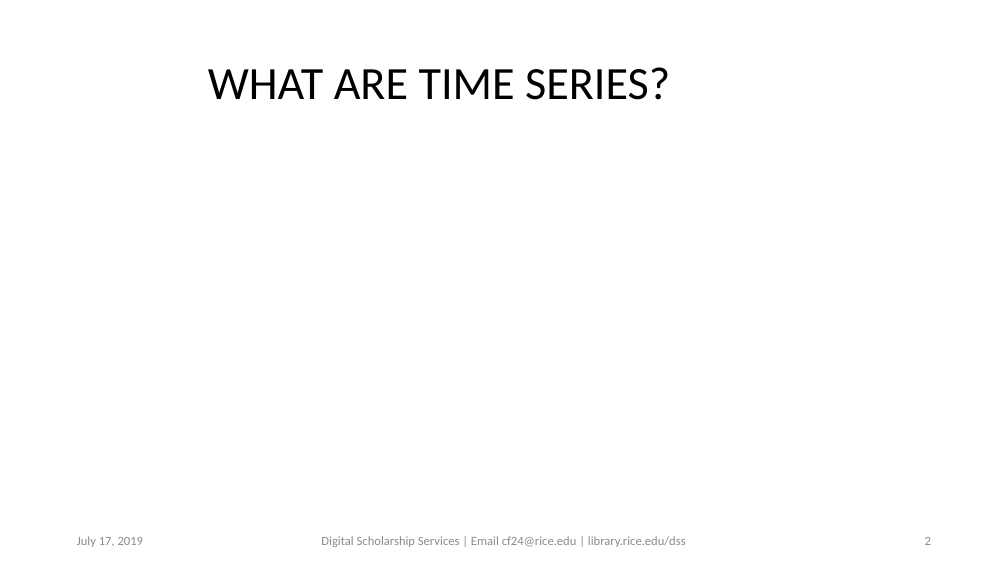
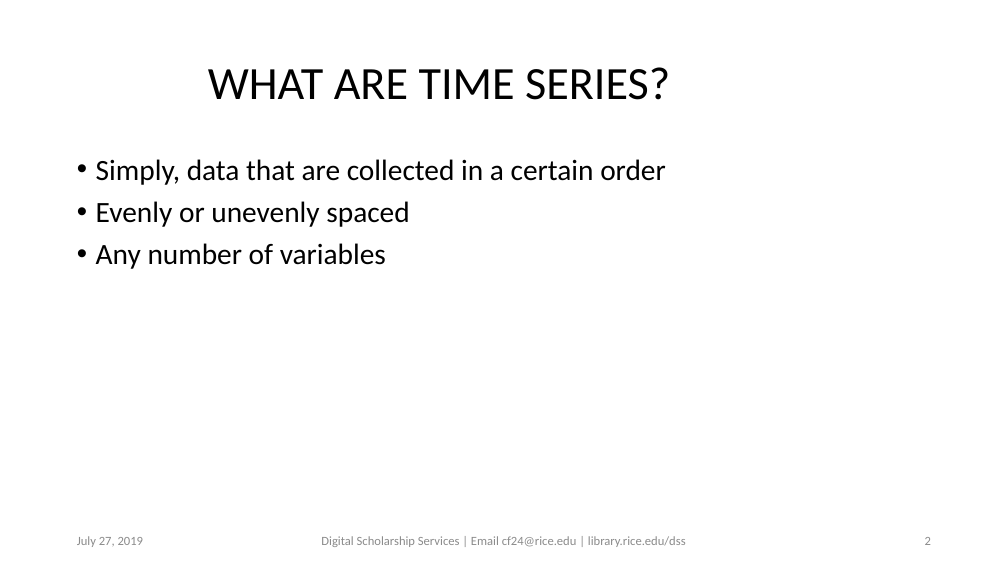
Before and after one commit to bakitybacon/rice-data-and-donuts, a slide deck: slide 2 of tsa/Introduction to Time Series Analysis.pptx. Drawn at 1008x567 pixels with LibreOffice and Linux fonts; fonts in the diff are those of the drawing; background and template pictures are left out. Boxes give left, top, right and bottom in pixels: in the first picture for what was removed or moved away, otherwise in the second. Text is boxed around its words. In the diff, an @@ line names an element or a change of style, - is before the commit and + after.

```diff
--- a/tsa/Introduction to Time Series Analysis.pptx
+++ b/tsa/Introduction to Time Series Analysis.pptx
@@ text added at <box>96,159,666,269</box>, 28 pt, text #000000 @@
+• Simply, data that are collected in a certain order
+• Evenly or unevenly spaced
+• Any number of variables
@@ text at <box>77,536,144,547</box>: text changed @@
-July 17, 2019
+July 27, 2019
```
Also in this commit, not shown: 18 other slides changed, 1 slide added, 1 other file.
